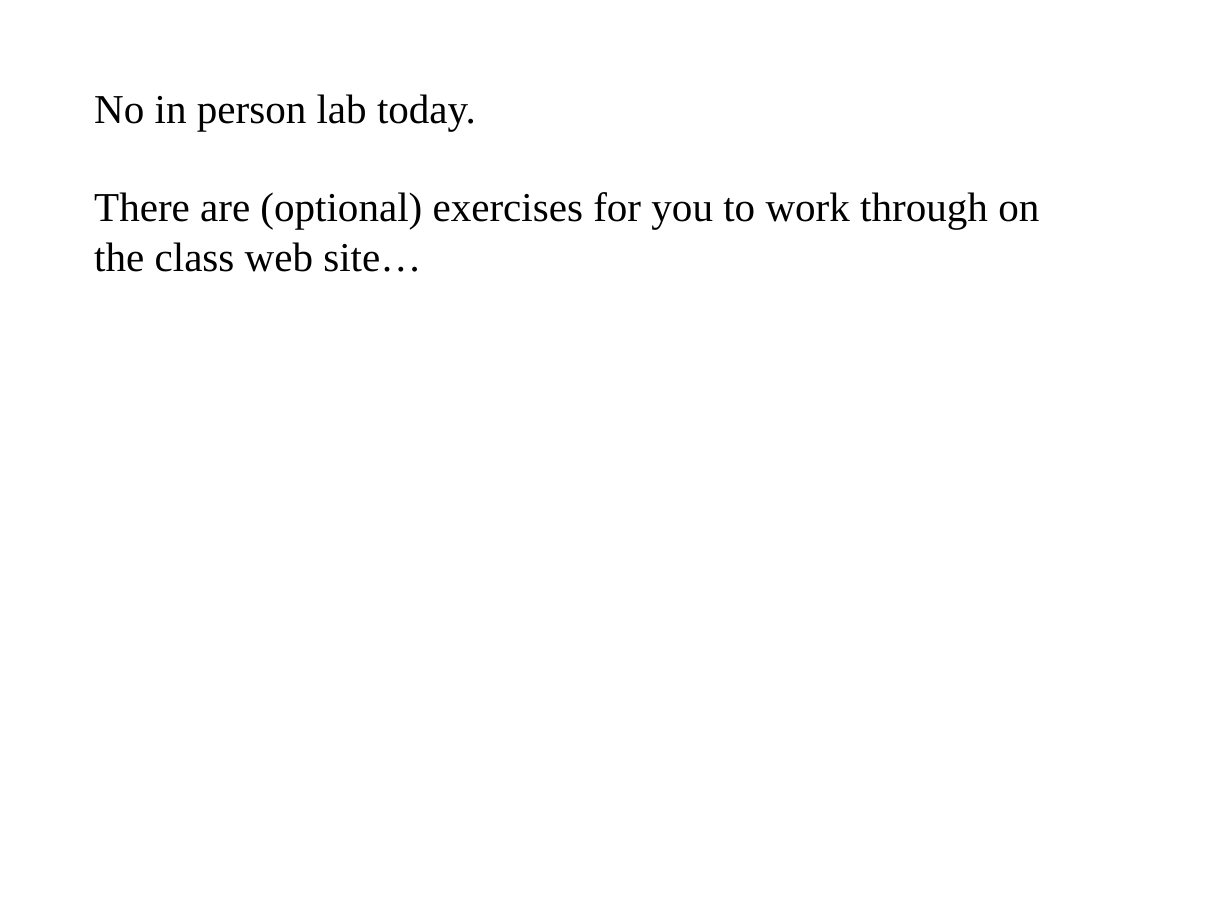
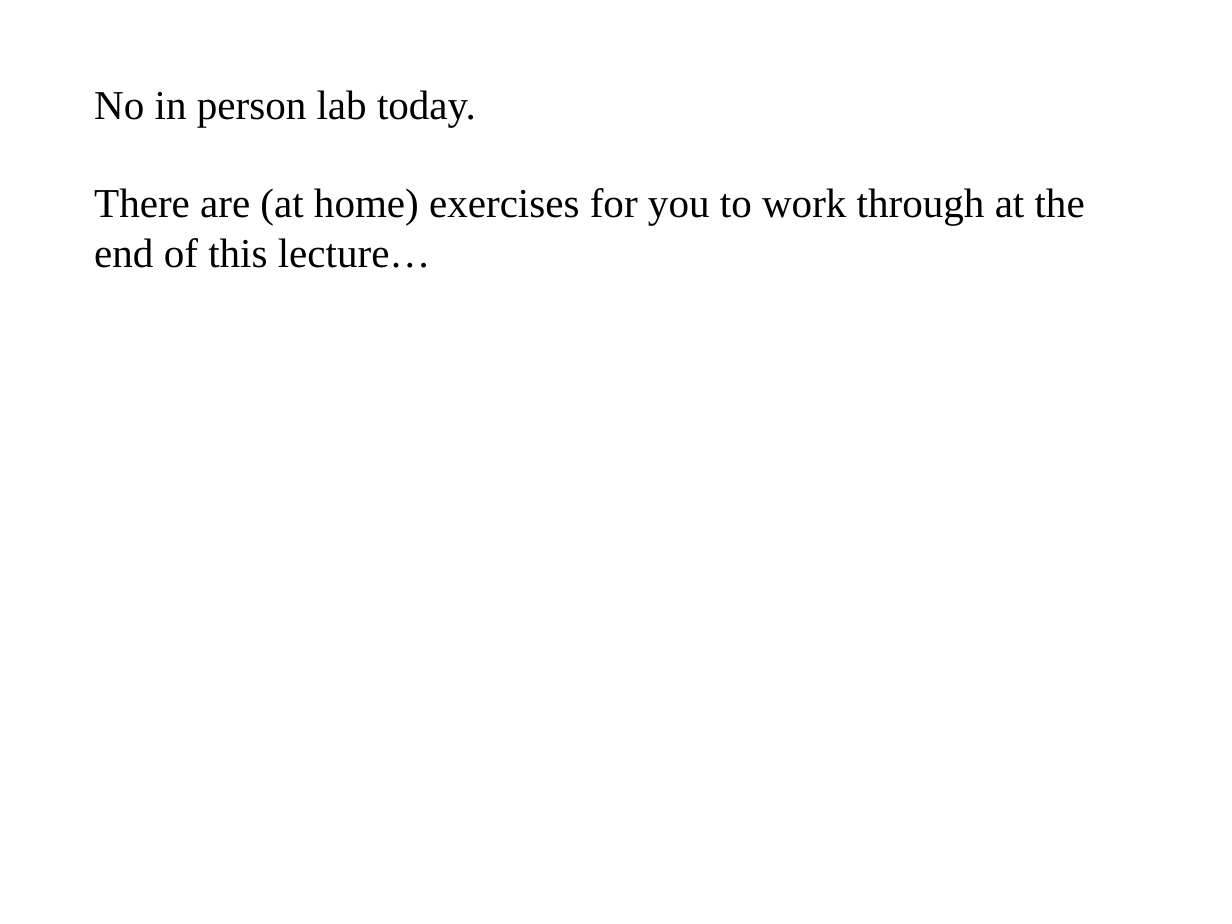
Before and after one commit to afodor/afodor.github.io, a slide deck: slide 1 of classes/prog2015/Prog3-Lecture9.ppt. Drawn at 1232x924 pixels with LibreOffice and Linux fonts; fonts in the diff are those of the drawing. Boxes give left, top, right and bottom in pixels: in the first picture for what was removed or moved away, otherwise in the second. Text is boxed around its words. In the diff, an @@ line names an element or a change of style, - is before the commit and + after.

Commit message:
lecture # 9

```diff
--- a/classes/prog2015/Prog3-Lecture9.ppt
+++ b/classes/prog2015/Prog3-Lecture9.ppt
@@ text at (94, 188, 1085, 268): text changed @@
-There are (optional) exercises for you to work through on
-the class web site…
+There are (at home) exercises for you to work through at the end of this lecture…
```
Also in this commit, not shown: 5 slides added, 1 other file.
